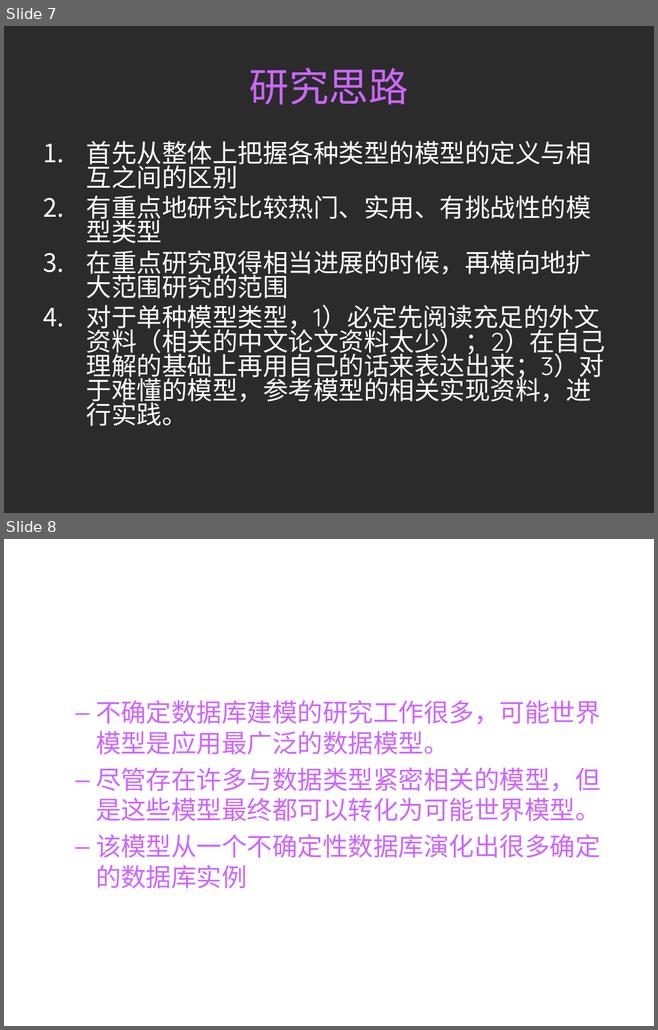
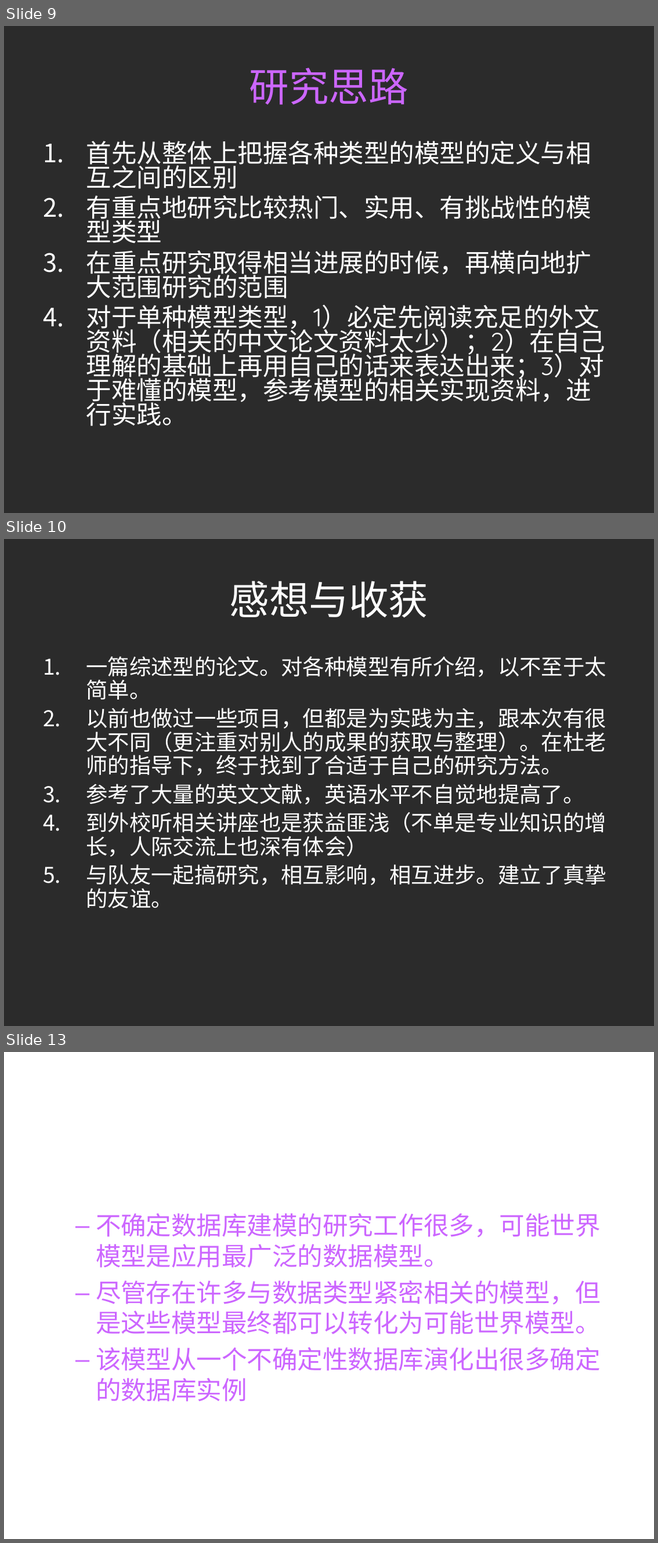
Before and after one commit to HiltonWei/wpstest, a slide deck: branches/江李科/资料整理与读书报告/答辩演示-不确定性数据的模型研究.ppt. Shown one above the other, each under a label of ours: slides 7 and 8 before the commit, slides 9, 10 and 13 after it; the slides between them are not shown. The pictures are 658x1030 and 658x1543 pixels, drawn with LibreOffice and Linux fonts; fonts in the diff are those of the drawing; background and template pictures are left out; a plain dark background stands for a picture behind light text. Boxes give left, top, right and bottom in pixels: in the first picture for what was removed or moved away, otherwise in the second. Text is boxed around its words. In the diff, an @@ line names an element or a change of style, - is before the commit and + after.

```diff
--- a/branches/江李科/资料整理与读书报告/答辩演示-不确定性数据的模型研究.ppt
+++ b/branches/江李科/资料整理与读书报告/答辩演示-不确定性数据的模型研究.ppt
@@ slide 10 added at (4,539,654,1026), background picture (left out) @@
@@ title added at (230,581,428,618), 44 pt, text #FFFFFF @@
+感想与收获
@@ text added at (86,656,606,908), 24 pt, text #FFFFFF @@
+1. 一篇综述型的论文。对各种模型有所介绍，以不至于太简单。
+2. 以前也做过一些项目，但都是为实践为主，跟本次有很大不同（更注重对别人的成果的获取与整理）。在杜老师的指导下，终于找到了合适于自己的研究方法。
+3. 参考了大量的英文文献，英语水平不自觉地提高了。
+4. 到外校听相关讲座也是获益匪浅（不单是专业知识的增长，人际交流上也深有体会）
+5. 与队友一起搞研究，相互影响，相互进步。建立了真挚的友谊。
@@ what was slide 7 is now slide 9 @@
@@ what was slide 8 is now slide 13 @@
```
Also in this commit, not shown: 1 slide changed, 4 other slides added.
